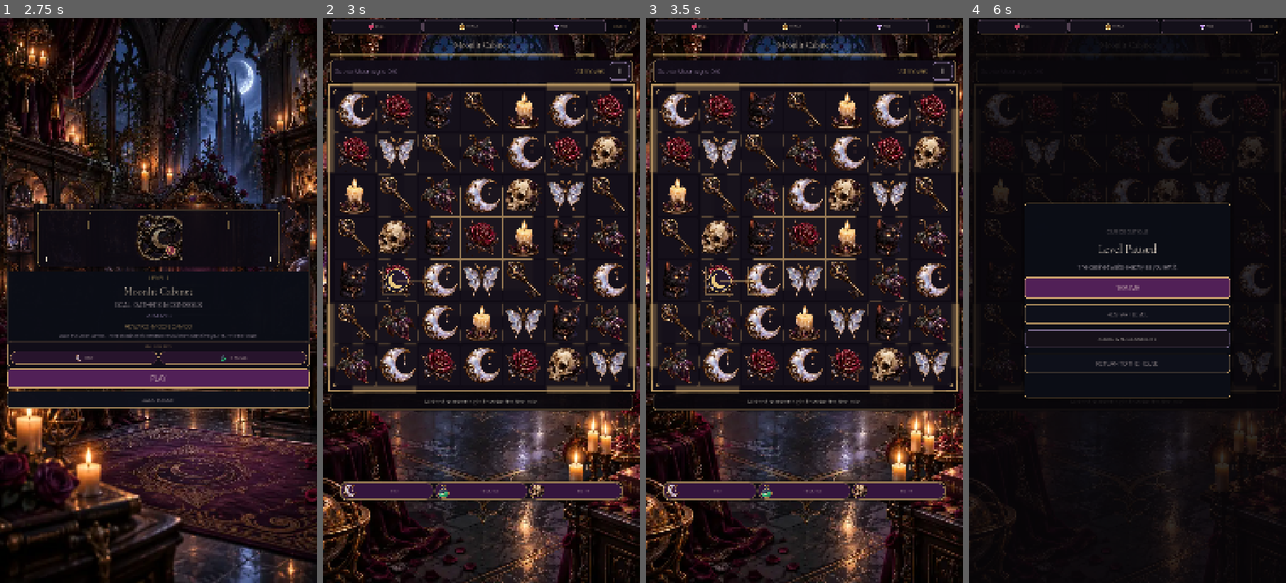
Above: before the commit, frames 1-4 (left to right).
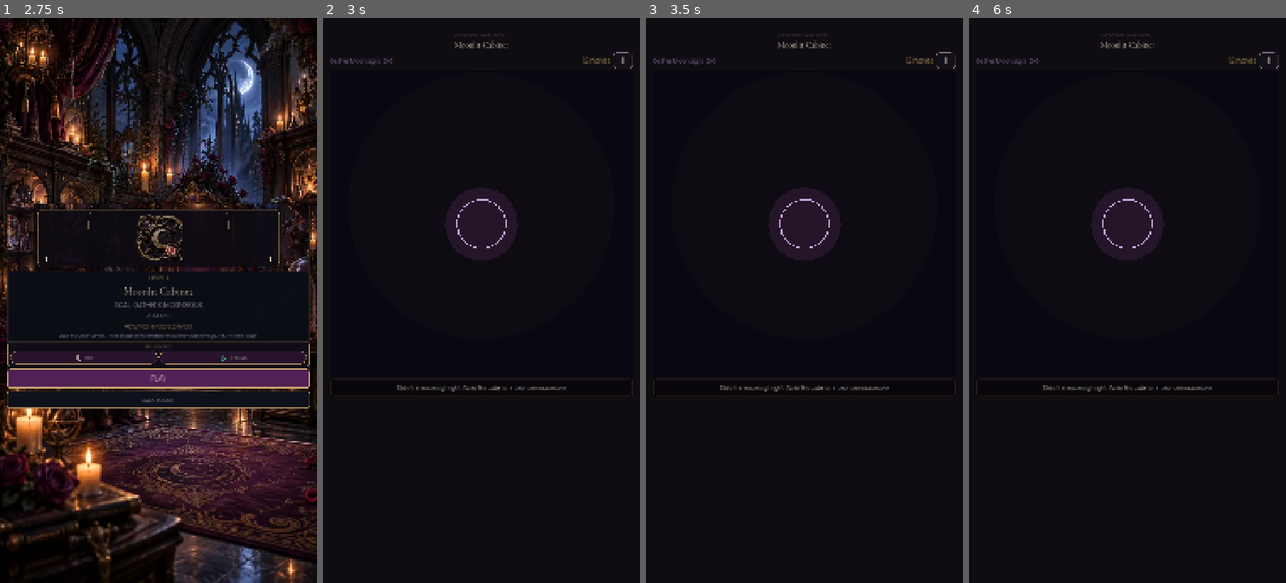
Above: after the commit, the same moments.

Repository: Jay-prodesign/akilta-match3
Game: Godot game, scene res://src/app/app_bootstrap.tscn
The game is run twice, just before and just after one commit, with the same random seed, the same clock (stepped at 60 frames per second) and the same inputs.
Inputs (mouse positions are in pixels of both pictures, inside the frame that each line leads up to):
- Up to frame 1 (2.75 s): click "ENTER THE HOUSE" at 0.5 s; click "ENTER CURIO BOUTIQUE" at 1.25 s; click "1" at 2 s
- Up to frame 2 (3 s): click "PLAY" at 2.75 s
- Up to frame 3 (3.5 s): no input
- Up to frame 4 (6 s): click (1222, 492) at 3.5 s, where only the run before the commit has a clickable "RETRY"; click (1222, 492) at 4.25 s, where only the run before the commit has a clickable "RETRY"; click (1222, 492) at 5 s, where only the run before the commit has a clickable "RETRY"; click "Ⅱ" at 5.75 s

Frame 1 is identical in both runs. In frame 2, 40% of the frame differs, in the area x 0-100%, y 0-100%; in frame 3, 40%; in frame 4, 9.5%.
Error after the commit: Parse Error: Identifier "RewardRevealFx" not declared in the current scope. (res://src/ui/gameplay/gameplay_screen.gd:419)

Commit message:
Play S06 reward reveal VFX on first-time wins

Diff:
--- a/src/ui/gameplay/gameplay_screen.gd
+++ b/src/ui/gameplay/gameplay_screen.gd
@@ -53,6 +53,8 @@
 var _player_gems: int = 520
 var _result_proclamation: Label
 var _result_reward_values: Control
+var _result_reveal_fx: Control
+var _reduced_motion: bool = false
 
 @onready var world_backdrop: TextureRect = $WorldBackdrop
 @onready var eyebrow_label: Label = $Layout/Eyebrow
@@ -90,6 +92,7 @@
 	resized.connect(func(): call_deferred("_position_booster_tray"))
 	_build_result_reward_values()
 	_build_result_proclamation()
+	_install_reward_reveal_fx()
 	if board_view.has_signal("swap_requested"):
 		board_view.swap_requested.connect(_on_swap_requested)
 	if board_view.has_signal("trace_motion_finished"):
@@ -117,6 +120,7 @@
 		_resource_gem_label.text = _format_number(_player_gems)
 
 func apply_presentation_settings(state: Dictionary) -> void:
+	_reduced_motion = bool(state.get("reduced_motion", false))
 	if board_view != null and board_view.has_method("apply_presentation_settings"):
 		board_view.apply_presentation_settings(state)
 	haptics.apply_settings(state)
@@ -382,6 +386,8 @@
 		if _booster_tray != null:
 			_booster_tray.visible = false
 		result_overlay.visible = true
+		if _result_reveal_fx != null and _result_reveal_fx.has_method("play"):
+			_result_reveal_fx.play(_reduced_motion or replay_mode)
 		result_state_changed.emit("won")
 	elif result == "failed":
 		haptics.request_terminal("failed")
@@ -402,8 +408,28 @@
 			_result_proclamation.text = "The Curio remains sealed. The ritual can be attempted again."
 		if _booster_tray != null:
 			_booster_tray.visible = false
+		if _result_reveal_fx != null and _result_reveal_fx.has_method("stop"):
+			_result_reveal_fx.stop()
 		result_overlay.visible = true
 		result_state_changed.emit("failed")
+
+func _install_reward_reveal_fx() -> void:
+	if _result_reveal_fx != null:
+		return
+	var fx := RewardRevealFx.new()
+	fx.name = "RewardRevealFx"
+	fx.set_anchors_and_offsets_preset(Control.PRESET_FULL_RECT)
+	fx.mouse_filter = Control.MOUSE_FILTER_IGNORE
+	result_overlay.add_child(fx)
+	result_overlay.move_child(fx, 1)
+	_result_reveal_fx = fx
+
+func feedback_vfx_contract() -> Dictionary:
+	return {
+		"match_clear": board_view.feedback_vfx_contract() if board_view != null and board_view.has_method("feedback_vfx_contract") else {},
+		"reward_reveal": _result_reveal_fx.contract() if _result_reveal_fx != null and _result_reveal_fx.has_method("contract") else {},
+		"reduced_motion": _reduced_motion
+	}
 
 func _configure_result_reward_copy(won: bool) -> void:
 	var reward_name := current_reward_curio.replace("_", " ").to_upper()
